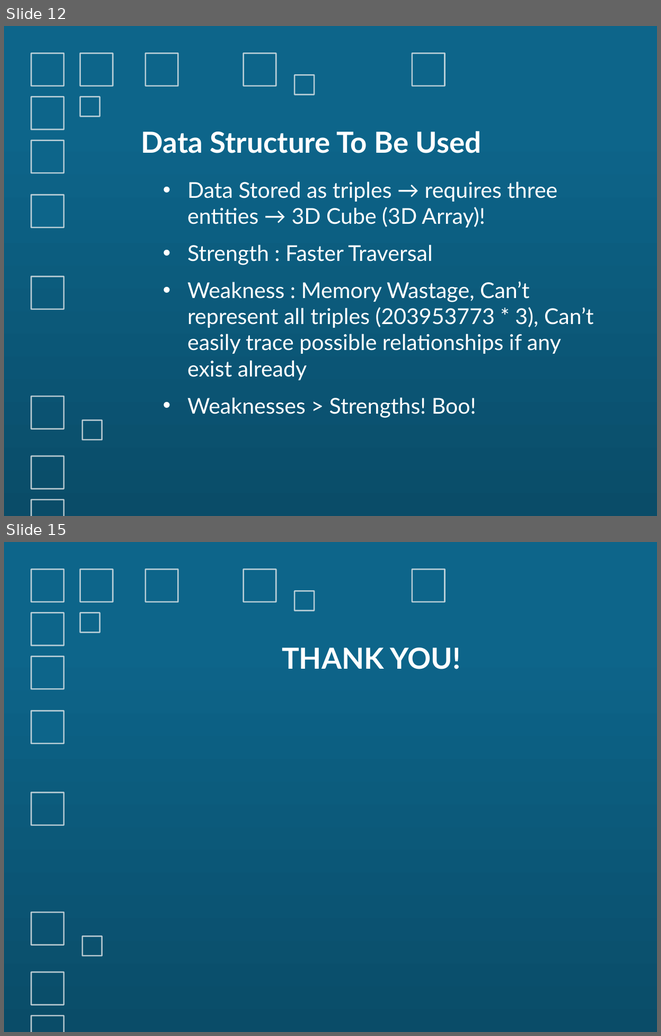
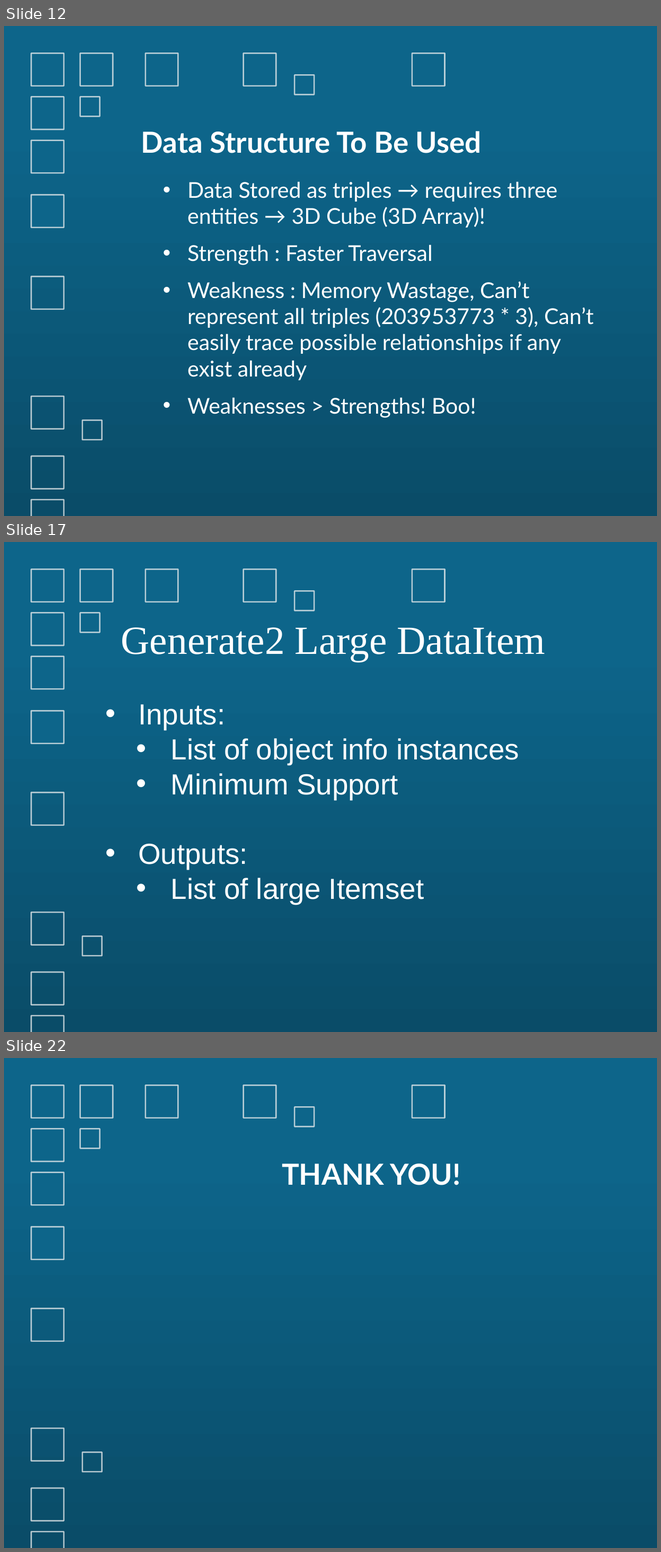
Before and after one commit to LeonDsouza/SWAR, a slide deck: Presentation/SEMANTIC WEB MINING.pptx. Shown one above the other, each under a label of ours: slides 12 and 15 before the commit, slides 12, 17 and 22 after it; the slides between them are not shown. The pictures are 661x1036 and 661x1552 pixels, drawn with LibreOffice and Linux fonts; fonts in the diff are those of the drawing. Boxes give left, top, right and bottom in pixels: in the first picture for what was removed or moved away, otherwise in the second. Text is boxed around its words. In the diff, an @@ line names an element or a change of style, - is before the commit and + after.

```diff
--- a/Presentation/SEMANTIC WEB MINING.pptx
+++ b/Presentation/SEMANTIC WEB MINING.pptx
@@ slide 17 added at bbox=[4, 542, 657, 1032], background gradient #0D658A to #0A4C68; not listed: 15 template elements that a slide beside it also shows @@
@@ text added at bbox=[121, 627, 545, 661], 44 pt, text #FFFFFF @@
+Generate2 Large DataItem
@@ text added at bbox=[138, 704, 519, 904], 32 pt, text #FFFFFF @@
+• Inputs:
+  • List of object info instances
+  • Minimum Support
+• Outputs:
+  • List of large Itemset
@@ what was slide 15 is now slide 22 @@
```
Also in this commit, not shown: 1 slide changed, 6 other slides added.
